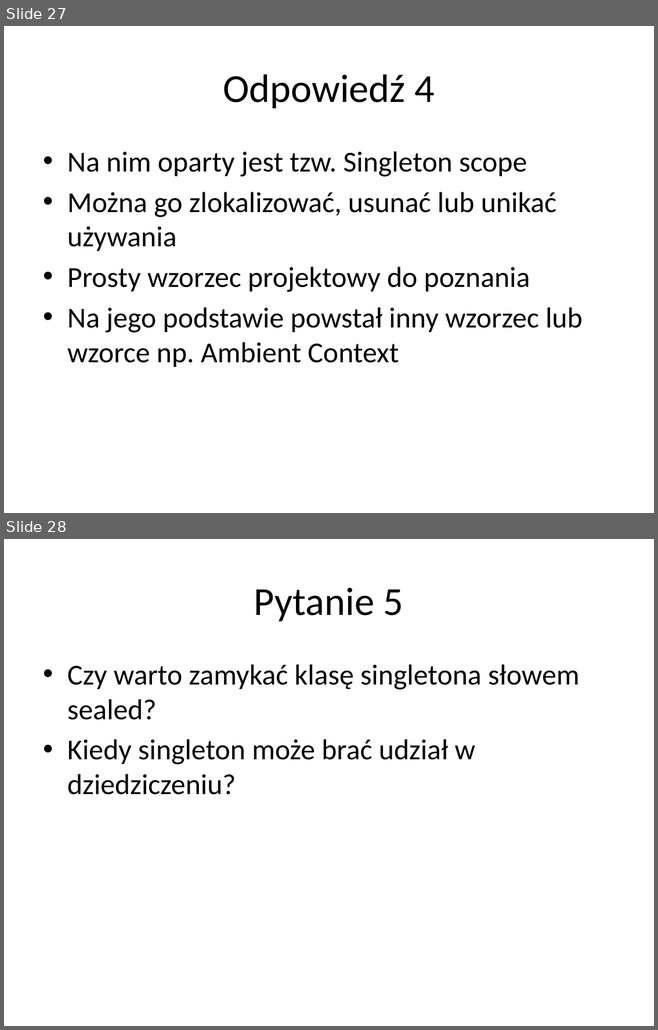
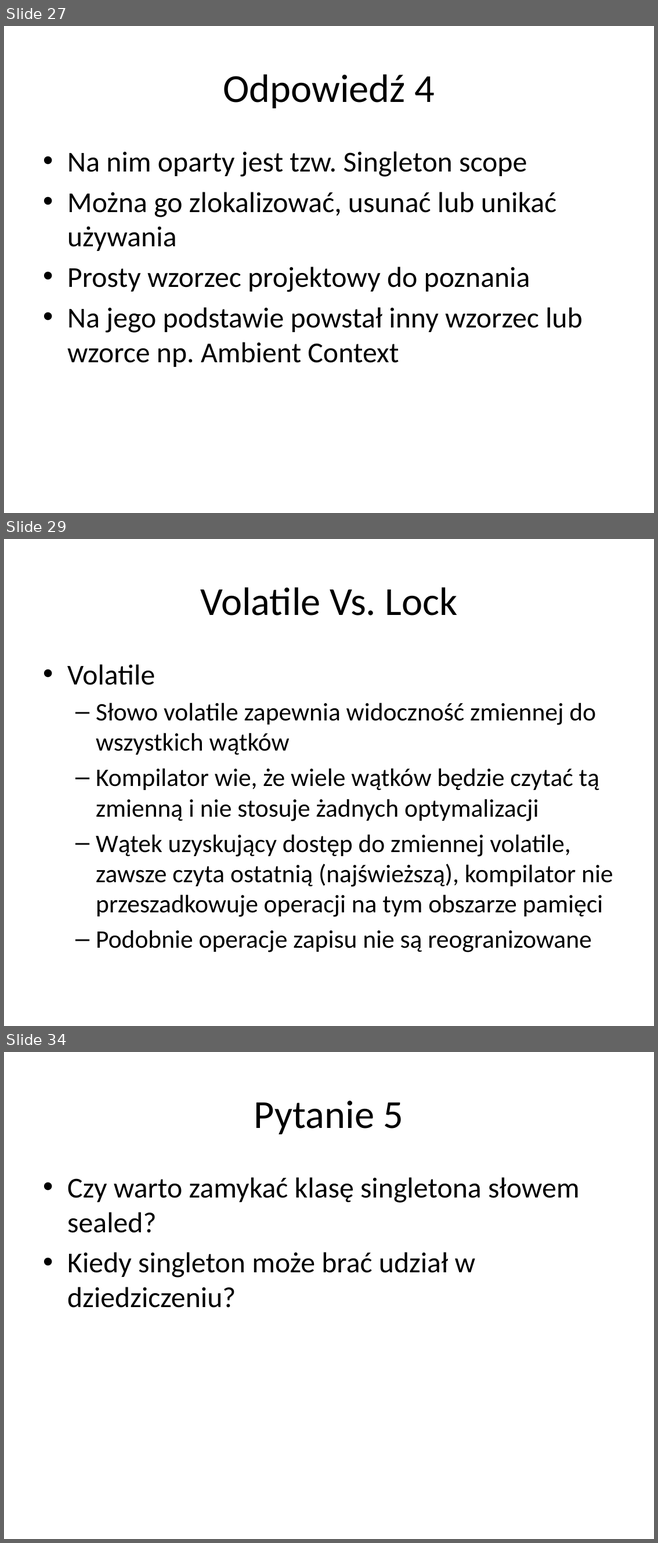
Before and after one commit to vantale/SOLID.DesignPatterns, a slide deck: SOLID.DesignPatterns/Singleton/Singleton - Presentation.pptx. Shown one above the other, each under a label of ours: slides 27 and 28 before the commit, slides 27, 29 and 34 after it; the slides between them are not shown. The pictures are 658x1030 and 658x1543 pixels, drawn with LibreOffice and Linux fonts; fonts in the diff are those of the drawing. Boxes give left, top, right and bottom in pixels: in the first picture for what was removed or moved away, otherwise in the second. Text is boxed around its words. In the diff, an @@ line names an element or a change of style, - is before the commit and + after.

Commit message:
Added slides on Volatie vs Interlocked vs Lock

```diff
--- a/SOLID.DesignPatterns/Singleton/Singleton - Presentation.pptx
+++ b/SOLID.DesignPatterns/Singleton/Singleton - Presentation.pptx
@@ slide 29 added at [4, 539, 654, 1026], background #FFFFFF @@
@@ title added at [200, 587, 458, 616], 44 pt, text #000000 @@
+Volatile Vs. Lock
@@ text added at [67, 664, 612, 953], 28 pt, text #000000 @@
+• Volatile
+  – Słowo volatile zapewnia widoczność zmiennej do wszystkich wątków
+  – Kompilator wie, że wiele wątków będzie czytać tą zmienną i nie stosuje żadnych optymalizacji
+  – Wątek uzyskujący dostęp do zmiennej volatile, zawsze czyta ostatnią (najświeższą), kompilator nie przeszadkowuje operacji na tym obszarze pamięci
+  – Podobnie operacje zapisu nie są reogranizowane
@@ what was slide 28 is now slide 34 @@
```
Also in this commit, not shown: 7 other slides added.
